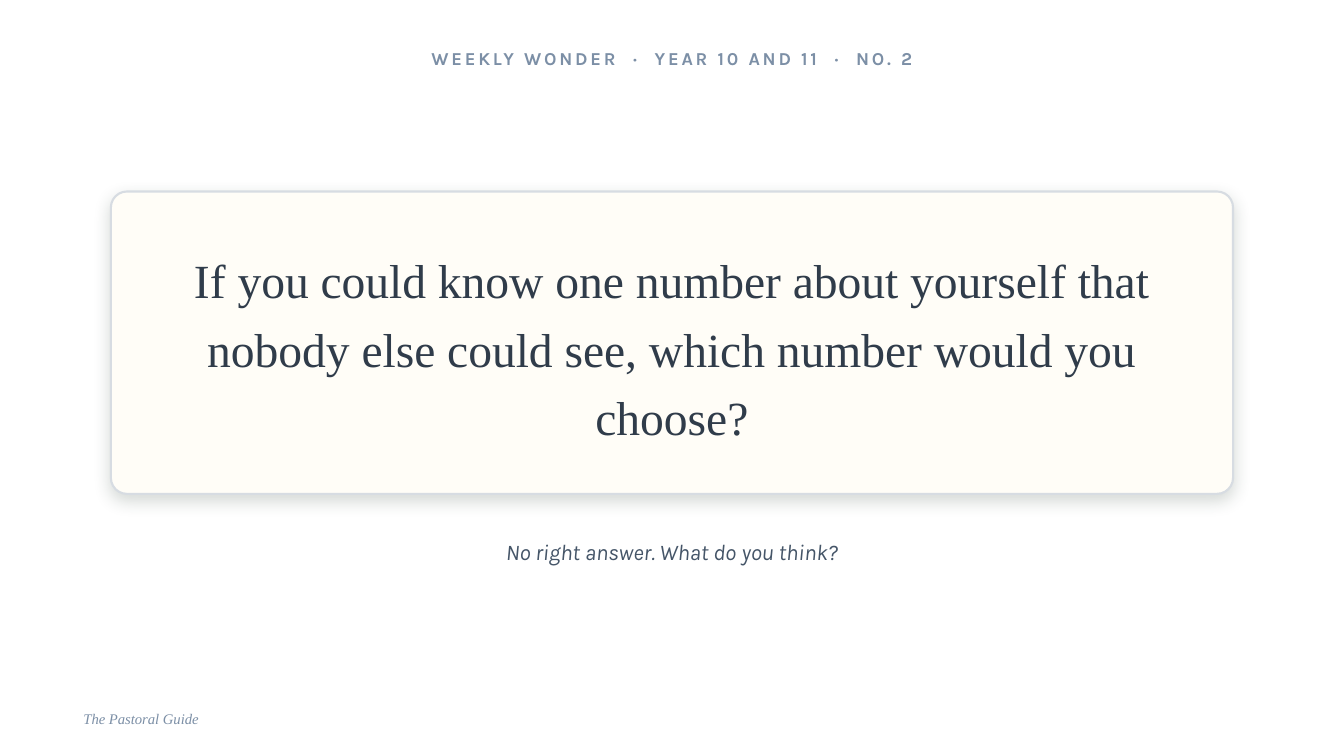
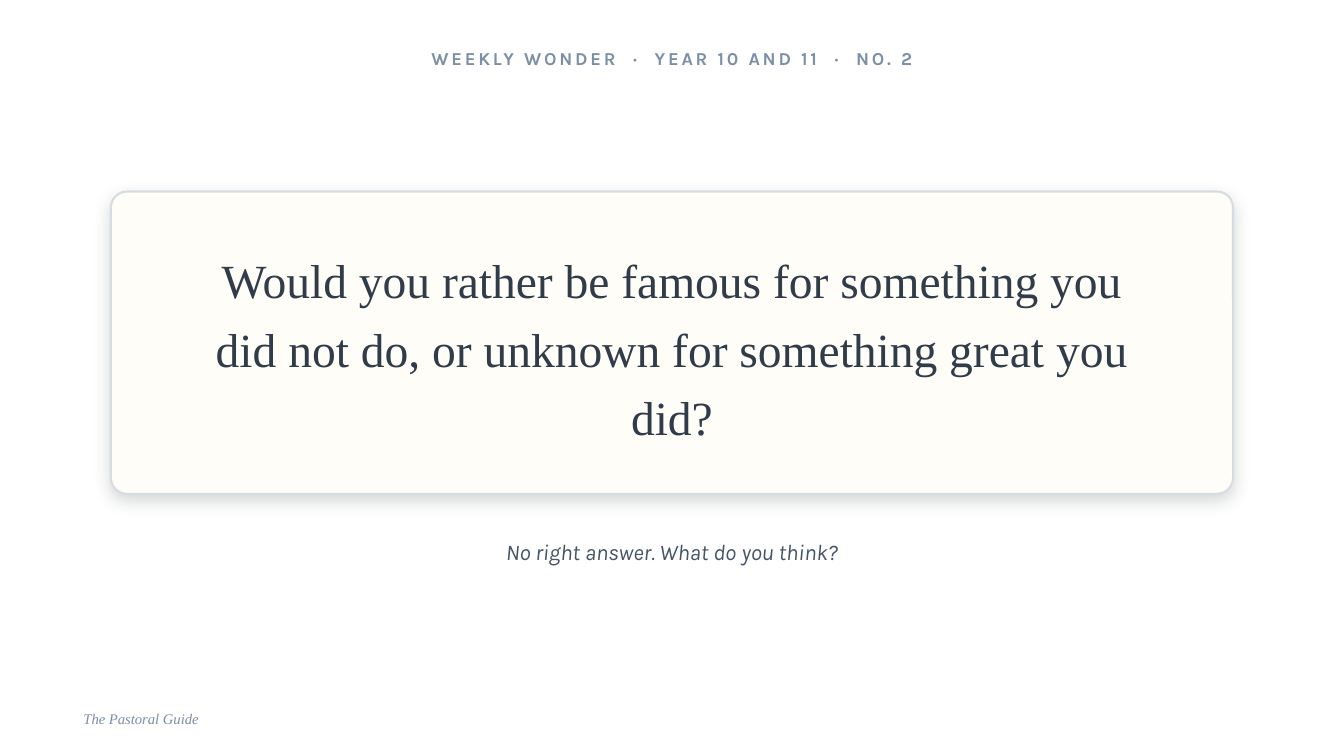
Before and after one commit to thepastoralguide/thepastoralguide.github.io, a slide deck: slide 3 of morning-registration-activities/weekly-wonder/downloads/Weekly_Wonder_Year_10_and_11.pptx. Drawn at 1344x756 pixels with LibreOffice and Linux fonts; fonts in the diff are those of the drawing; background and template pictures are left out. Boxes give left, top, right and bottom in pixels: in the first picture for what was removed or moved away, otherwise in the second. Text is boxed around its words. In the diff, an @@ line names an element or a change of style, - is before the commit and + after.

```diff
--- a/morning-registration-activities/weekly-wonder/downloads/Weekly_Wonder_Year_10_and_11.pptx
+++ b/morning-registration-activities/weekly-wonder/downloads/Weekly_Wonder_Year_10_and_11.pptx
@@ text at (x1=216, y1=264, x2=1127, y2=436): text changed @@
-If you could know one number about yourself that nobody else could see, which number would you choose?
+Would you rather be famous for something you did not do, or unknown for something great you did?
```
Also in this commit, not shown: 2 other slides changed, 2 other files.
